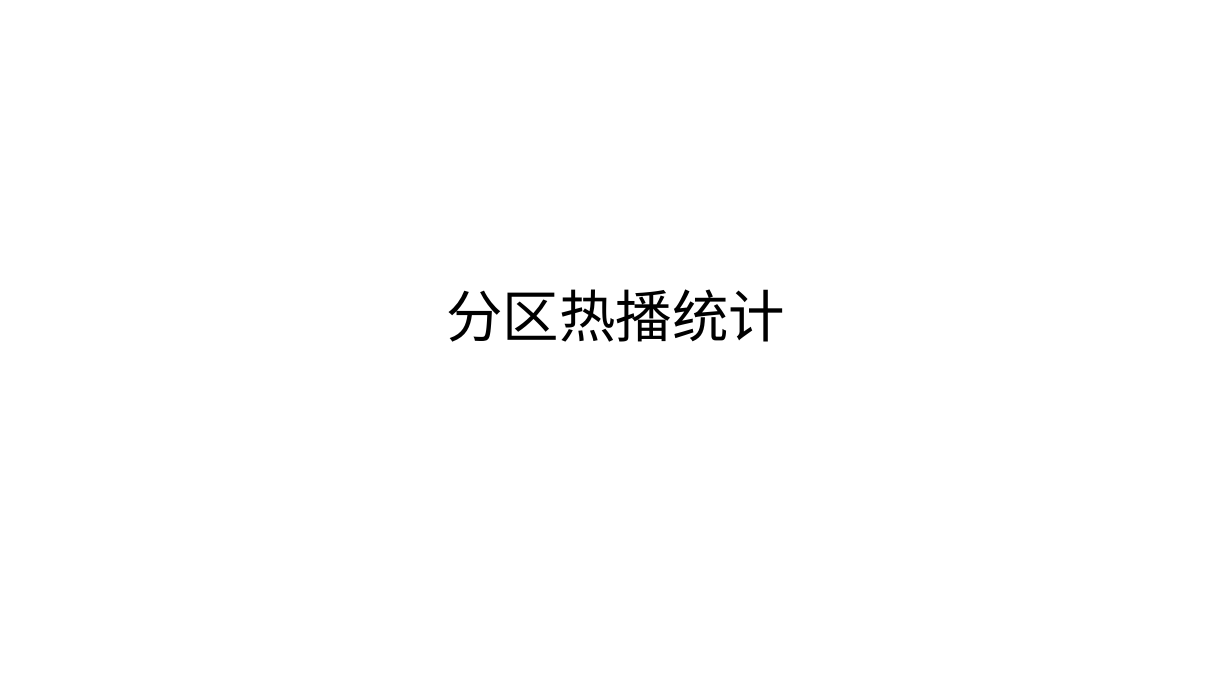
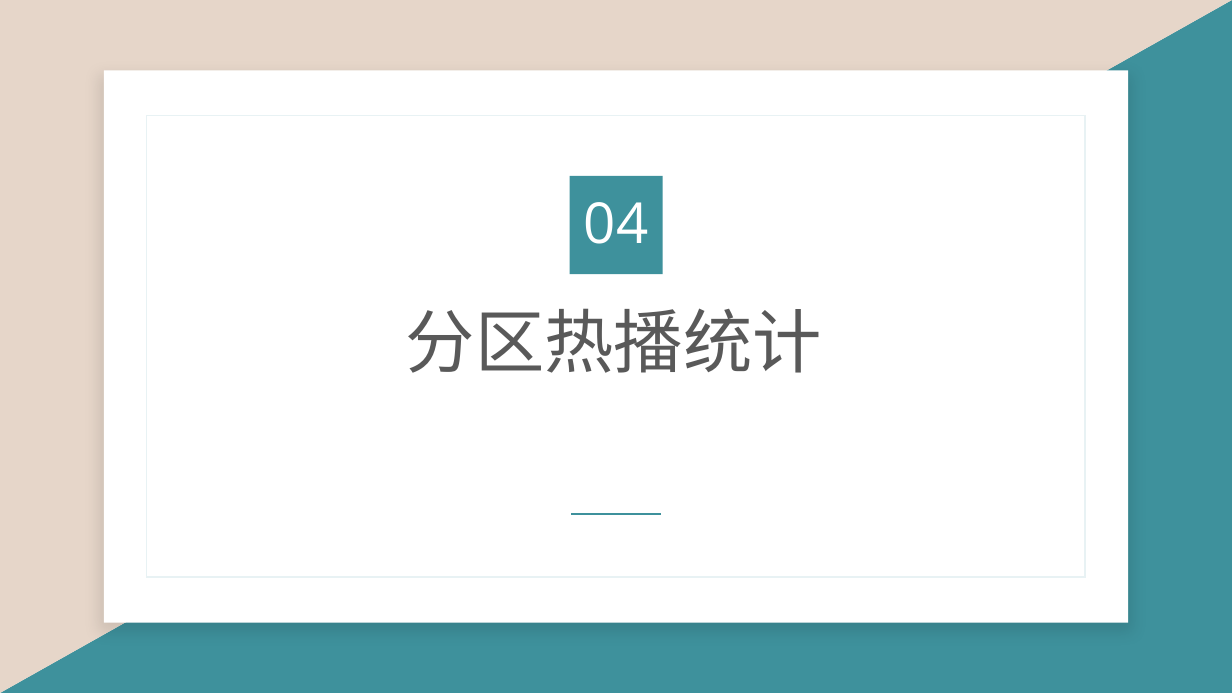
Before and after one commit to jlucs-2119-qiyeshixun/homework-python-data-visualization, a slide deck: slide 13 of 企业实训答辩.pptx (slide 5 before the commit). Drawn at 1232x693 pixels with LibreOffice and Linux fonts; fonts in the diff are those of the drawing. Boxes give left, top, right and bottom in pixels: in the first picture for what was removed or moved away, otherwise in the second. Text is boxed around its words. In the diff, an @@ line names an element or a change of style, - is before the commit and + after.

```diff
--- a/企业实训答辩.pptx
+++ b/企业实训答辩.pptx
@@ rectangle added at (0, 0, 1232, 693), fill #FBFBFB @@
@@ triangle added at (0, 0, 1232, 693), fill #3E919C @@
@@ triangle added at (0, 0, 1232, 693), fill #E6D6C9 @@
@@ rectangle added at (104, 70, 1128, 623), fill #FFFFFF @@
@@ rectangle added at (147, 116, 1086, 578), fill #FFFFFF, outline #E8F2F4 1.5 pt @@
@@ rectangle added at (570, 176, 664, 274), fill #3E919C, 44 pt, text #FFFFFF @@
+04
@@ text "分区热播统计": place and size @@
-text "分区热播统计" at (446, 289, 785, 342)
+text "分区热播统计" at (406, 308, 822, 373)
@@ text "分区热播统计" at (406, 308, 822, 373): size 44 to 54 pt, font Noto Sans CJK SC to Roboto, text colour #000000 to #595959; line spacing 0.9 to 1; vertical alignment bottom to middle @@
@@ line added from (571, 514) to (662, 514), #3E919C 1.25 pt @@
```
Also in this commit, not shown: 7 other slides changed, 17 slides added, 3 slides removed, 35 other files.
